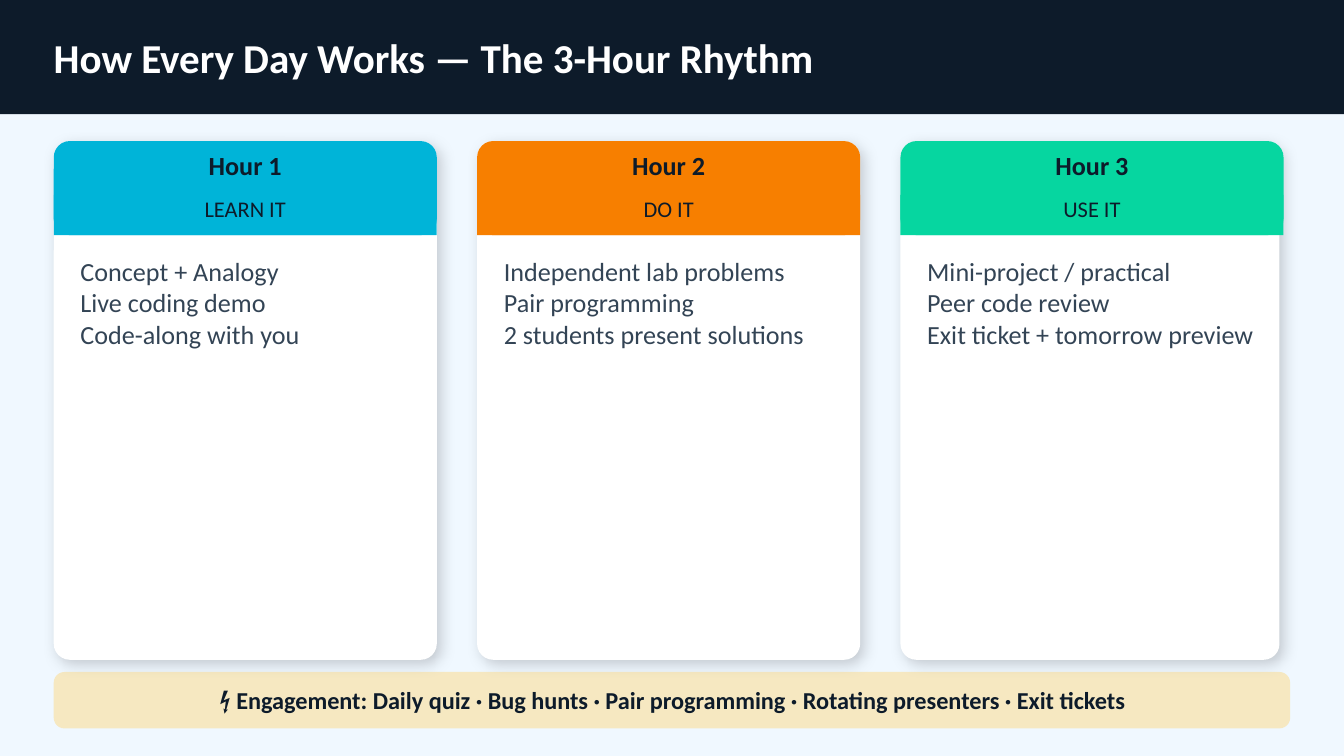
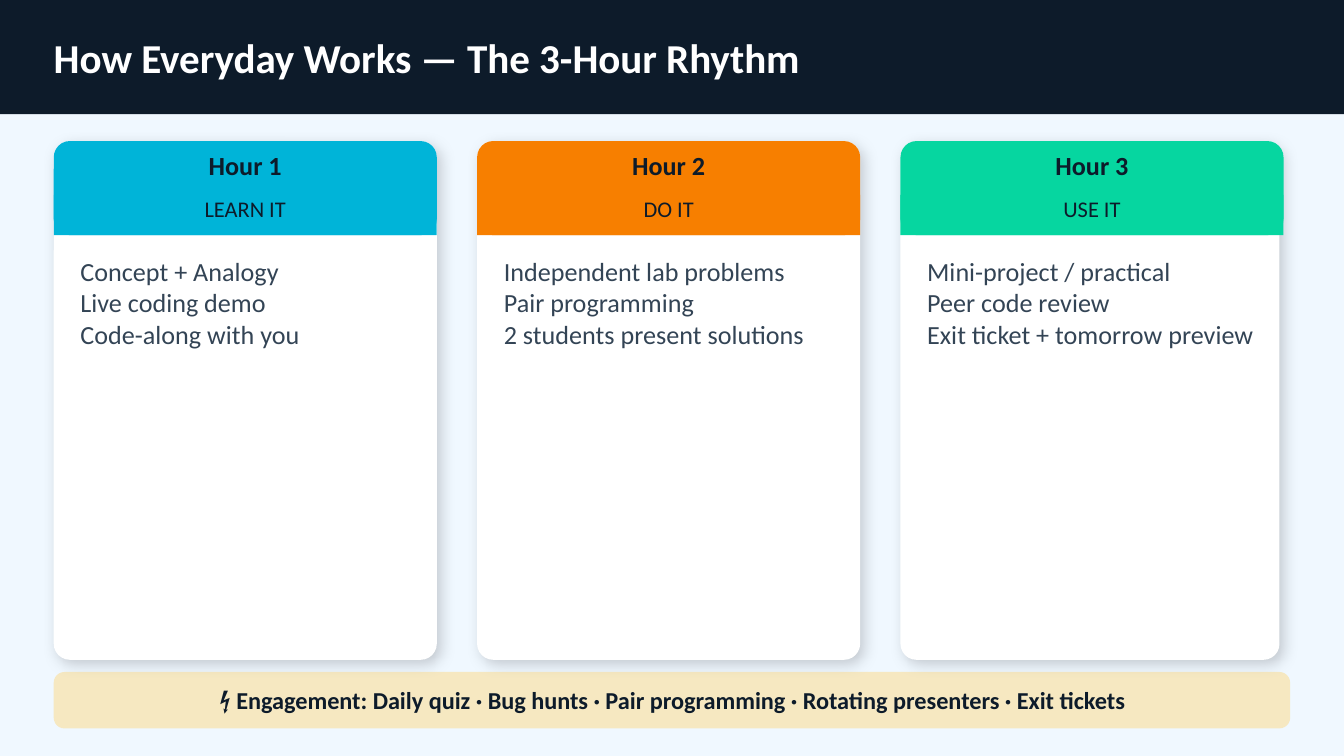
Before and after one commit to GursimranjeetSingh/2b-Academy, a slide deck: slide 2 of Presentations/2b_Academy_Week1.pptx (slide 3 before the commit). Drawn at 1344x756 pixels with LibreOffice and Linux fonts; fonts in the diff are those of the drawing. Boxes give left, top, right and bottom in pixels: in the first picture for what was removed or moved away, otherwise in the second. Text is boxed around its words. In the diff, an @@ line names an element or a change of style, - is before the commit and + after.

```diff
--- a/Presentations/2b_Academy_Week1.pptx
+++ b/Presentations/2b_Academy_Week1.pptx
@@ text at (54,44,799,80): text changed @@
-How Every Day Works — The 3-Hour Rhythm
+How Everyday Works — The 3-Hour Rhythm
```
Also in this commit, not shown: 4 other slides changed, 1 slide removed, 22 other files.
